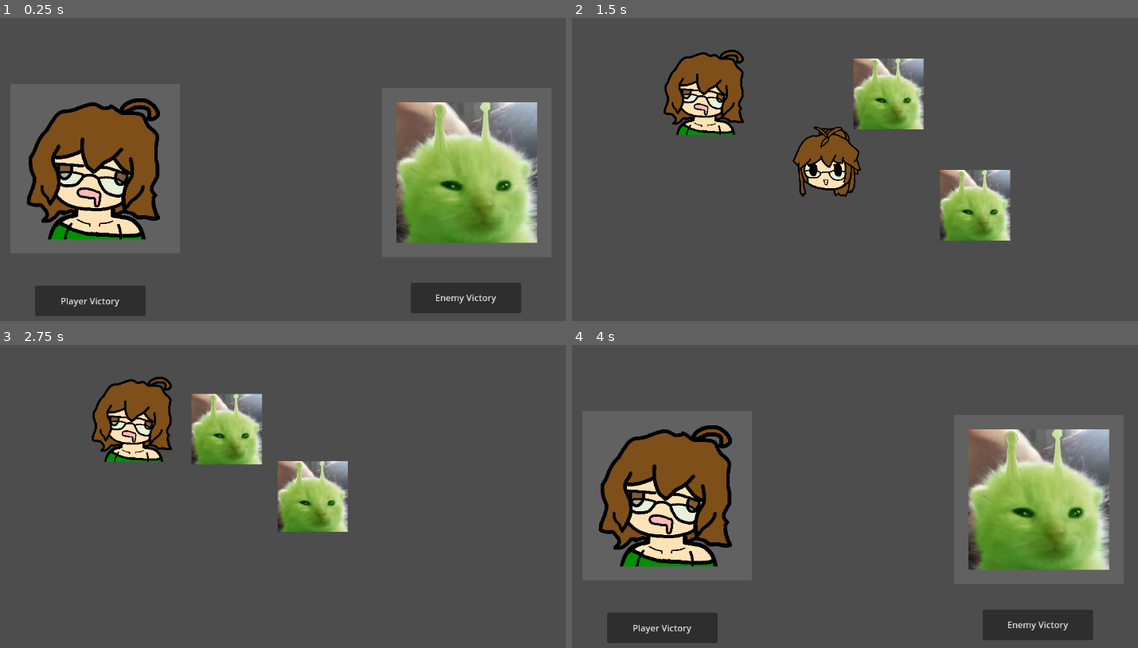
Above: before the commit, frames 1-4 (two rows, left to right).
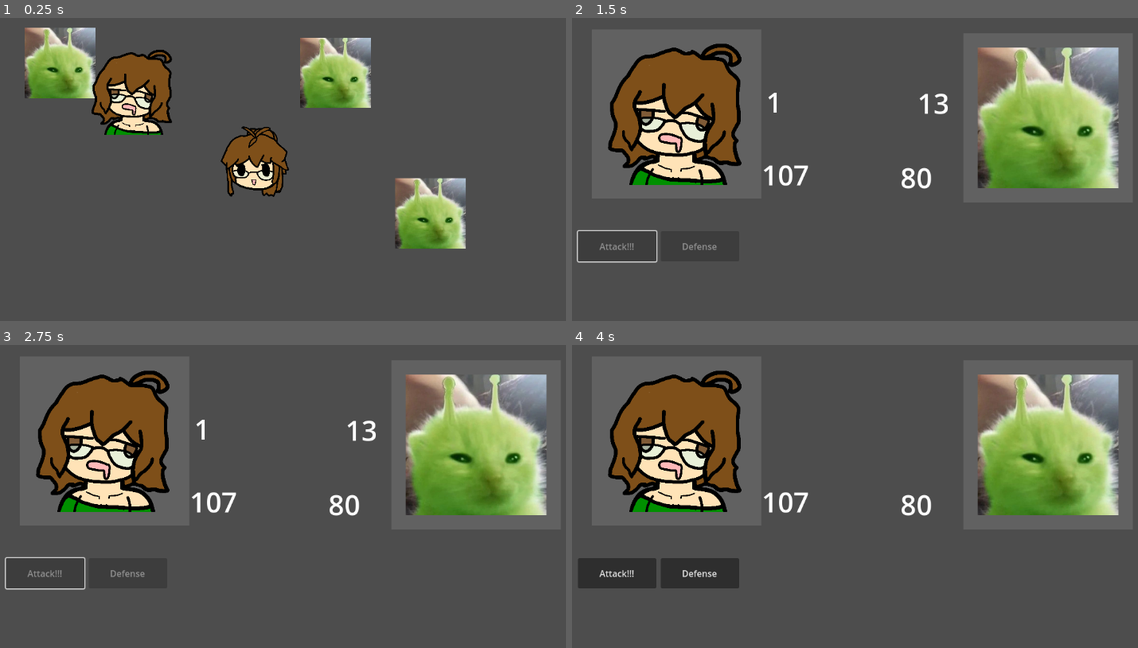
Above: after the commit, the same moments.

Repository: AndRoo1/Group-F-project
Game: Godot game, scene res://Source/Scenes/Stages/MainStage.tscn
Same seed, same stepped clock (60 frames per second), same inputs: the game is played once before the commit and once after it.
Inputs (mouse positions are in pixels of both pictures, inside the frame that each line leads up to):
- Up to frame 1 (0.25 s): no input
- Up to frame 2 (1.5 s): click (617, 245) at 0.5 s, where only the run after the commit has a clickable "Attack!!!"; click (662, 299) at 1.25 s, where only the run before the commit has a clickable "Player Victory"
- Up to frame 3 (2.75 s): click (464, 623) at 2 s, where only the run before the commit has a clickable "Enemy Victory"
- Up to frame 4 (4 s): hold Right (ui_right) 2.78-3.53 s; tap Enter at 3.5 s; hold Down (ui_down) from 3.53 s (still down)

The runs differ from the first frame. In frame 1, 34% of the frame differs, in the area x 4-95%, y 3-99%; in frame 2, 27%; in frame 3, 25%; in frame 4, 34%, in the area x 1-97%, y 8-99%.

Commit message:
Added buttons, dice, and win conditions, todo add abilities and pretty it up

Diff:
--- a/TextureTest/Source/Scenes/Entities/enemyplane.gd
+++ b/TextureTest/Source/Scenes/Entities/enemyplane.gd
@@ -1,8 +1,8 @@
 class_name Enemy
 extends Area2D
 
-const MOVEMENT_SPEED: float = 200
-
+const MOVEMENT_SPEED: float = 100
+@export var health : int = 80
 var player: Player
 
 func _physics_process(delta: float) -> void:
--- a/TextureTest/Source/Scenes/Entities/player_plane_1.tscn
+++ b/TextureTest/Source/Scenes/Entities/player_plane_1.tscn
@@ -4,6 +4,7 @@
 [ext_resource type="Texture2D" uid="uid://4jibakt6sgn8" path="res://Assets/Derp_Dev.png" id="2_qrpbf"]
 
 [node name="PlayerPlane_1" instance=ExtResource("1_wm61y")]
+health = 120
 
 [node name="Sprite2D" parent="." index="0"]
 texture = ExtResource("2_qrpbf")
--- a/TextureTest/Source/Scenes/Entities/player_plane_2.tscn
+++ b/TextureTest/Source/Scenes/Entities/player_plane_2.tscn
@@ -4,6 +4,7 @@
 [ext_resource type="Texture2D" uid="uid://bjiwms8hox3rs" path="res://Assets/Devu_Judgment.png" id="2_4jcyg"]
 
 [node name="PlayerPlane_2" instance=ExtResource("1_8n4kg")]
+health = 140
 
 [node name="Sprite2D" parent="." index="0"]
 texture = ExtResource("2_4jcyg")
--- a/TextureTest/Source/Scenes/UI/Battle.tscn
+++ b/TextureTest/Source/Scenes/UI/Battle.tscn
@@ -7,6 +7,10 @@
 anchors_preset = 15
 anchor_right = 1.0
 anchor_bottom = 1.0
+offset_left = 17.0
+offset_top = -99.0
+offset_right = 17.0
+offset_bottom = -99.0
 grow_horizontal = 2
 grow_vertical = 2
 script = ExtResource("1_a2f8r")
@@ -67,6 +71,7 @@
 color = Color(1, 1, 1, 0.117647)
 
 [node name="PlayerVictoryButton" type="Button" parent="."]
+visible = false
 layout_mode = 1
 anchors_preset = -1
 anchor_left = 0.104167
@@ -79,7 +84,93 @@
 "
 metadata/_edit_use_anchors_ = true
 
+[node name="AttackButton" type="Button" parent="."]
+layout_mode = 1
+anchors_preset = -1
+anchor_left = 0.0434028
+anchor_top = 0.820988
+anchor_right = 0.166722
+anchor_bottom = 0.905519
+offset_right = -0.0640001
+offset_bottom = 0.224
+text = "Attack!!!
+"
+metadata/_edit_use_anchors_ = true
+
+[node name="DiceLabel" type="Label" parent="AttackButton"]
+layout_mode = 1
+anchors_preset = -1
+anchor_left = 2.748
+anchor_top = -3.733
+anchor_right = 2.748
+anchor_bottom = -3.733
+offset_left = -49.216
+offset_top = -63.685
+offset_right = 72.784
+offset_bottom = 57.315
+grow_horizontal = 2
+grow_vertical = 2
+theme_override_font_sizes/font_size = 50
+
+[node name="DiceLabel2" type="Label" parent="AttackButton"]
+layout_mode = 1
+anchors_preset = -1
+anchor_left = 4.581
+anchor_top = -3.455
+anchor_right = 4.581
+anchor_bottom = -3.455
+offset_left = -35.5021
+offset_top = -76.975
+offset_right = 45.4979
+offset_bottom = 56.025
+grow_horizontal = 2
+grow_vertical = 2
+theme_override_font_sizes/font_size = 50
+
+[node name="DefenseButton" type="Button" parent="."]
+layout_mode = 1
+anchors_preset = -1
+anchor_left = 0.173611
+anchor_top = 0.820988
+anchor_right = 0.296931
+anchor_bottom = 0.905519
+offset_right = -0.0640001
+offset_bottom = 0.224
+text = "Defense"
+metadata/_edit_use_anchors_ = true
+
+[node name="DiceLabel" type="Label" parent="DefenseButton"]
+layout_mode = 1
+anchors_preset = -1
+anchor_left = 2.748
+anchor_top = -3.733
+anchor_right = 2.748
+anchor_bottom = -3.733
+offset_left = -49.216
+offset_top = -63.685
+offset_right = 72.784
+offset_bottom = 57.315
+grow_horizontal = 2
+grow_vertical = 2
+theme_override_font_sizes/font_size = 50
+
+[node name="DiceLabel2" type="Label" parent="DefenseButton"]
+layout_mode = 1
+anchors_preset = -1
+anchor_left = 4.581
+anchor_top = -3.455
+anchor_right = 4.581
+anchor_bottom = -3.455
+offset_left = -35.5021
+offset_top = -76.975
+offset_right = 45.4979
+offset_bottom = 56.025
+grow_horizontal = 2
+grow_vertical = 2
+theme_override_font_sizes/font_size = 50
+
 [node name="EnemyVictoryButton" type="Button" parent="."]
+visible = false
 layout_mode = 1
 anchors_preset = -1
 anchor_left = 0.694444
@@ -92,5 +183,33 @@
 "
 metadata/_edit_use_anchors_ = true
 
+[node name="playerHealth" type="Label" parent="."]
+layout_mode = 1
+anchors_preset = -1
+anchor_left = 0.376
+anchor_top = 0.678
+anchor_right = 0.376
+anchor_bottom = 0.678
+offset_left = -50.152
+offset_top = -44.344
+offset_right = 62.848
+offset_bottom = 33.656
+theme_override_font_sizes/font_size = 50
+
+[node name="enemyHealth" type="Label" parent="."]
+layout_mode = 1
+anchors_preset = -1
+anchor_left = 0.597
+anchor_top = 0.664
+anchor_right = 0.597
+anchor_bottom = 0.664
+offset_left = -53.744
+offset_top = -30.272
+offset_right = 60.256
+offset_bottom = 48.728
+theme_override_font_sizes/font_size = 50
+
 [connection signal="pressed" from="PlayerVictoryButton" to="." method="_on_player_victory_button_pressed"]
+[connection signal="pressed" from="AttackButton" to="." method="_on_attack_button_pressed"]
+[connection signal="pressed" from="DefenseButton" to="." method="_on_defense_button_pressed"]
 [connection signal="pressed" from="EnemyVictoryButton" to="." method="_on_enemy_victory_button_pressed"]
--- /dev/null
+++ b/TextureTest/Source/Scenes/UI/attack_button.gd
@@ -0,0 +1 @@
+extends Button
--- a/TextureTest/Source/Scripts/Entities/playerplane.gd
+++ b/TextureTest/Source/Scripts/Entities/playerplane.gd
@@ -3,6 +3,7 @@
 
 const MOVEMENT_SPEED: float = 256
 var alive: bool = true
+@export var health : int = 100
 
 func _physics_process(delta: float) -> void:
 	var movement_direction: Vector2 = Vector2()
--- a/TextureTest/Source/Scripts/MainStage.gd
+++ b/TextureTest/Source/Scripts/MainStage.gd
@@ -35,11 +35,12 @@
 	battle_scene.enemy_combatant = enemy_combatant
 	switch_scene(battle_scene)
 
-func end_battle(player_won: bool) -> void:
-	if player_won:
-		battle_scene.enemy_combatant.get_parent().remove_child(battle_scene.enemy_combatant)
-	else:
-		battle_scene.player_combatant.get_parent().remove_child(battle_scene.player_combatant)
-		battle_scene.player_combatant.alive = false
-		battle_scene.player_combatant.monitoring = false
+func end_battle(player_won: bool, battle_end : bool) -> void:
+	if battle_end:
+		if player_won:
+			battle_scene.enemy_combatant.get_parent().remove_child(battle_scene.enemy_combatant)
+		else:
+			battle_scene.player_combatant.get_parent().remove_child(battle_scene.player_combatant)
+			battle_scene.player_combatant.alive = false
+			battle_scene.player_combatant.monitoring = false
 	switch_scene(game_scene)
--- a/TextureTest/Source/Scripts/Singletons/battle_system.gd
+++ b/TextureTest/Source/Scripts/Singletons/battle_system.gd
@@ -1,4 +1,4 @@
 extends Node
 
 signal battle_started(player_combatant: Player, enemy_combatant: Enemy)
-signal battle_ended(player_won: bool)
+signal battle_ended(player_won: bool, battle_end: bool)
--- a/TextureTest/Source/Scripts/UI/Battle.gd
+++ b/TextureTest/Source/Scripts/UI/Battle.gd
@@ -2,15 +2,24 @@
 extends Control
 var player_combatant: Player
 var enemy_combatant: Enemy
+var playerDice : int
+var enemyDice : int
 
 func _ready() -> void:
 	if player_combatant != null:
 		var player_sprite: Sprite2D = player_combatant.get_node("Sprite2D")
 		$Player.texture = player_sprite.texture
 
+
 	if enemy_combatant != null:
 		var enemy_sprite: Sprite2D = enemy_combatant.get_node("Sprite2D")
 		$Enemy.texture = enemy_sprite.texture
+	randomize()
+
+	$playerHealth.text = str(player_combatant.health)
+	$enemyHealth.text = str(enemy_combatant.health)
+
+
 
 
 func _on_player_victory_button_pressed() -> void:
@@ -19,3 +28,52 @@
 
 func _on_enemy_victory_button_pressed() -> void:
 	BattleSystem.battle_ended.emit(false)
+
+func randomise() -> void:
+	playerDice = randi_range(1,20)
+	enemyDice = randi_range(3,19)
+
+func _on_attack_button_pressed() -> void:
+	randomise()
+	$AttackButton/DiceLabel.text = str(playerDice)
+	$AttackButton/DiceLabel2.text = str(enemyDice)
+	if playerDice > enemyDice:
+		enemy_combatant.health -= playerDice
+	elif enemyDice > playerDice:
+		player_combatant.health -= enemyDice
+	else:
+		print("draw!")
+	$AttackButton.disabled = true
+	$DefenseButton.disabled = true
+	$playerHealth.text = str(player_combatant.health)
+	$enemyHealth.text = str(enemy_combatant.health)
+	await get_tree().create_timer(3).timeout
+	if player_combatant.health <= 0:
+		BattleSystem.battle_ended.emit(false, true)
+	elif enemy_combatant.health <= 0:
+		BattleSystem.battle_ended.emit(true, true)
+	else:
+		BattleSystem.battle_ended.emit(false, false)
+
+
+func _on_defense_button_pressed() -> void:
+	randomise()
+	$AttackButton/DiceLabel.text = str(playerDice)
+	$AttackButton/DiceLabel2.text = str(enemyDice)
+	if playerDice > enemyDice:
+		pass
+	elif enemyDice > playerDice:
+		player_combatant.health -= enemyDice-playerDice
+	else:
+		print("draw!")
+	$AttackButton.disabled = true
+	$DefenseButton.disabled = true
+	$playerHealth.text = str(player_combatant.health)
+	$enemyHealth.text = str(enemy_combatant.health)
+	await get_tree().create_timer(3).timeout
+	if player_combatant.health <= 0:
+		BattleSystem.battle_ended.emit(false, true)
+	elif enemy_combatant.health <= 0:
+		BattleSystem.battle_ended.emit(true, true)
+	else:
+		BattleSystem.battle_ended.emit(false, false)
--- a/TextureTest/project.godot
+++ b/TextureTest/project.godot
@@ -12,7 +12,7 @@
 
 config/name="TextureTest"
 run/main_scene="uid://dlo8kjqploi7b"
-config/features=PackedStringArray("4.3", "Forward Plus")
+config/features=PackedStringArray("4.4", "Forward Plus")
 config/icon="res://icon.svg"
 
 [autoload]
Not shown, added: TextureTest/Source/Scenes/UI/attack_button.gd.uid
